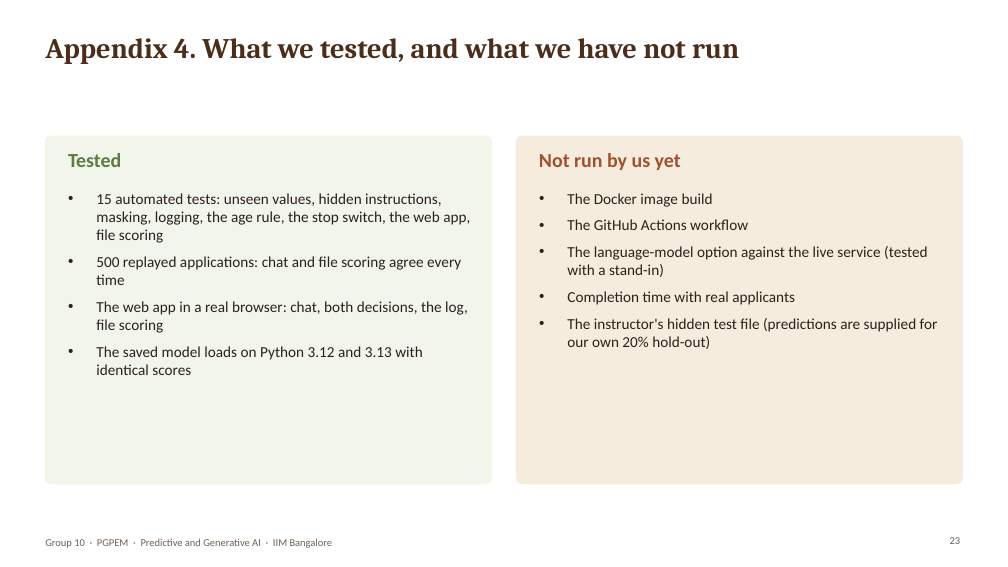
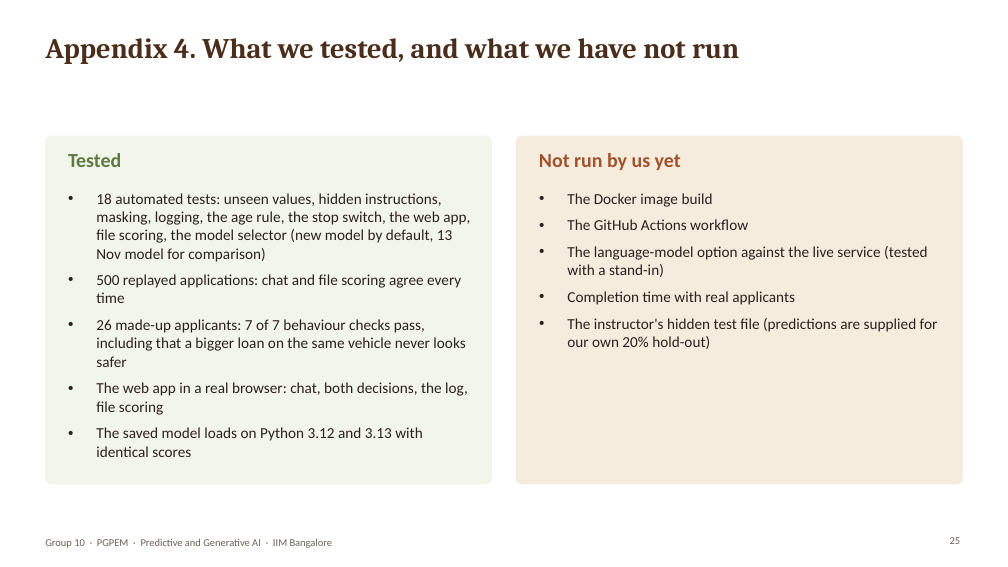
Before and after one commit to joymondal/abc_credit_project, a slide deck: slide 25 of docs/ABC_Credit_Chatbot_Presentation.pptx (slide 23 before the commit). Drawn at 1008x567 pixels with LibreOffice and Linux fonts; fonts in the diff are those of the drawing; background and template pictures are left out. Boxes give left, top, right and bottom in pixels: in the first picture for what was removed or moved away, otherwise in the second. Text is boxed around its words. In the diff, an @@ line names an element or a change of style, - is before the commit and + after.

Commit message:
Add files via upload
Retrained Model with Updated Cost Ratio to 6 and No Salary variable. Kept the old model configurable in chatbot.

```diff
--- a/docs/ABC_Credit_Chatbot_Presentation.pptx
+++ b/docs/ABC_Credit_Chatbot_Presentation.pptx
@@ text at (x1=96, y1=193, x2=470, y2=262): text changed @@
-• 15 automated tests: unseen values, hidden instructions, masking, logging, the age rule, the stop switch, the web app, file scoring
+• 18 automated tests: unseen values, hidden instructions, masking, logging, the age rule, the stop switch, the web app, file scoring, the model selector (new model by default, 13 Nov model for comparison)
@@ text at (x1=96, y1=319, x2=465, y2=367): paragraph added @@
+• 26 made-up applicants: 7 of 7 behaviour checks pass, including that a bigger loan on the same vehicle never looks safer
```
Also in this commit, not shown: 20 other slides changed, 7 slides added, 1 slide removed, 41 other files.
